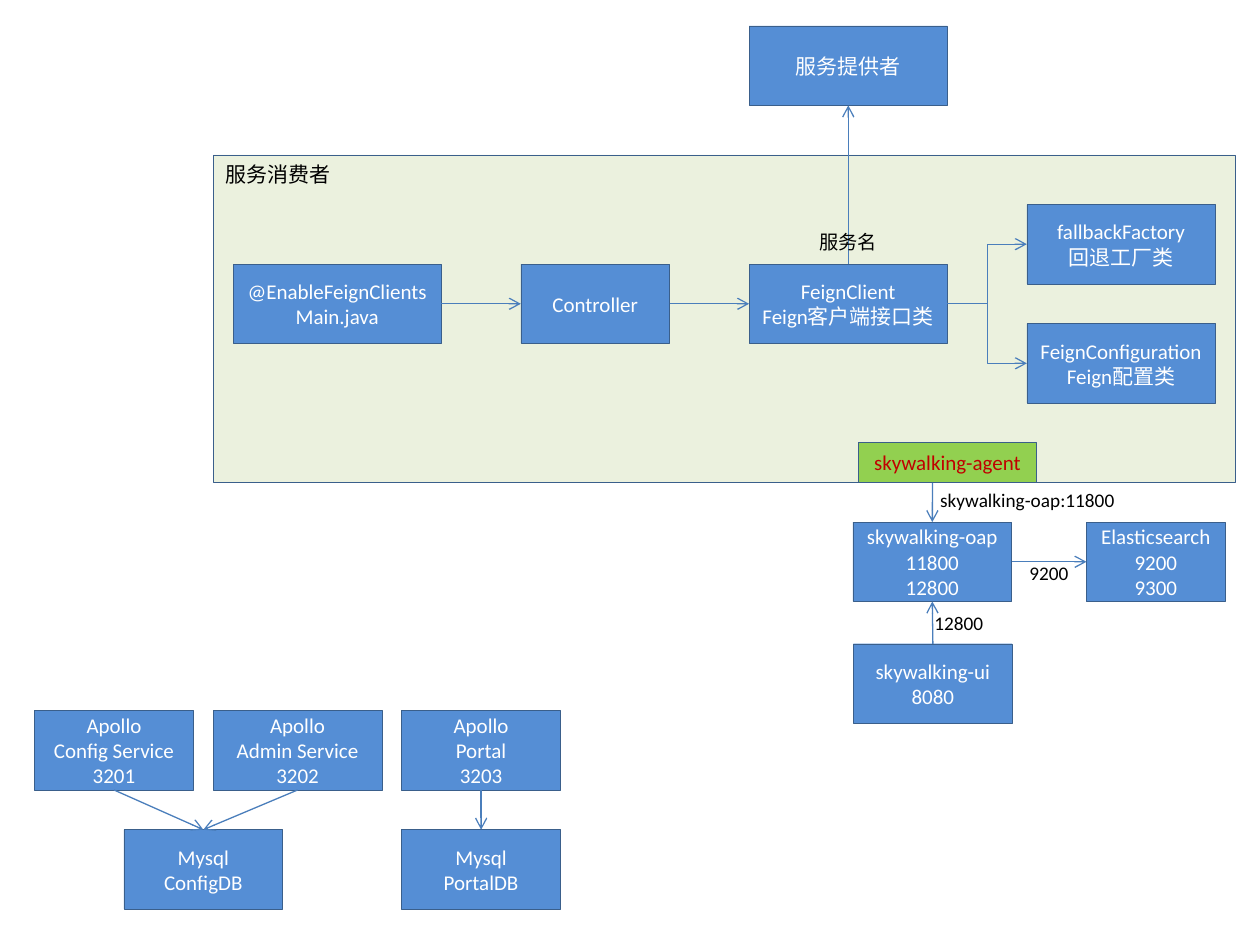
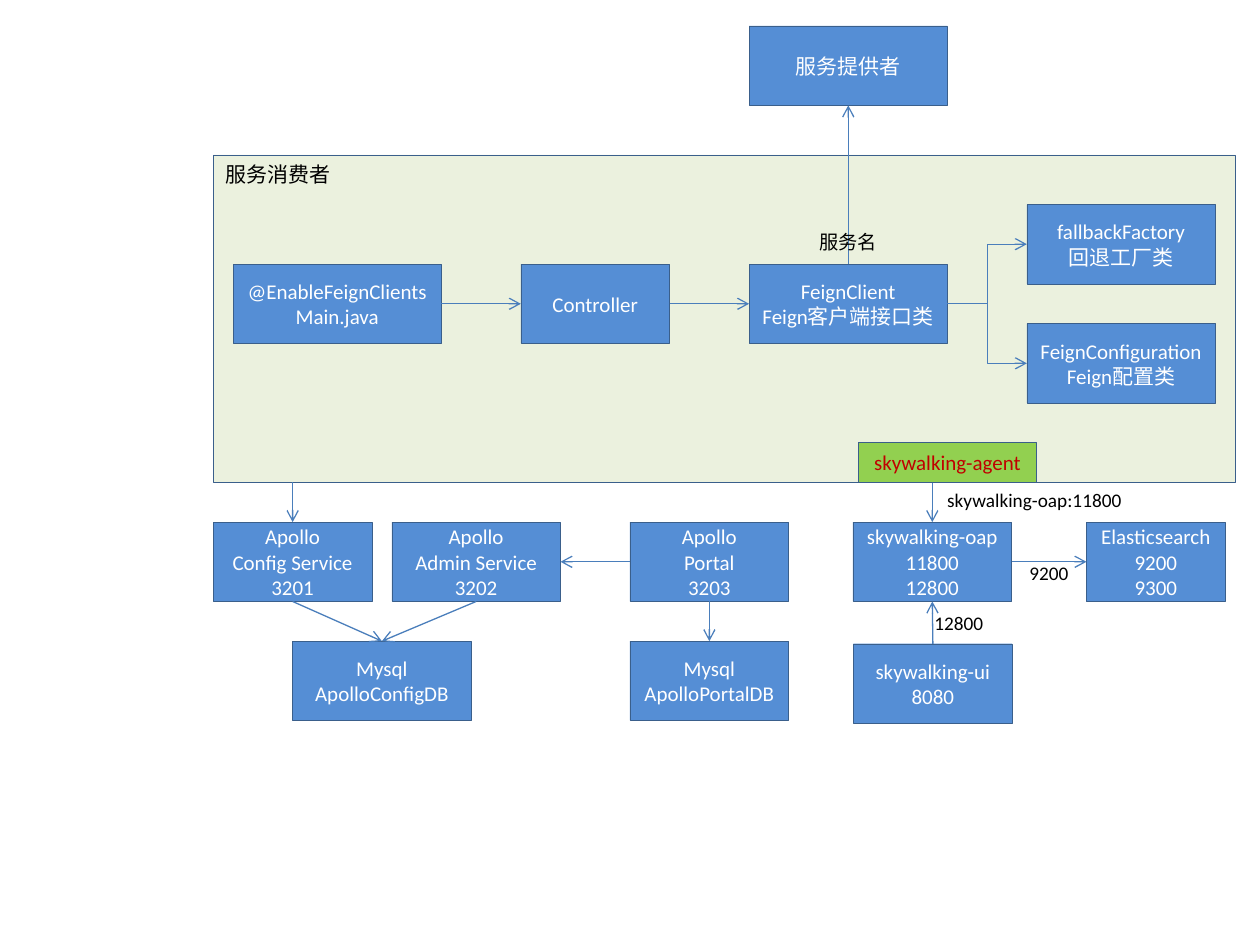
Before and after one commit to chenjumin/seasy-cloud, a slide deck: slide 1 of doc/设计原图.pptx. Drawn at 1260x945 pixels with LibreOffice and Linux fonts; fonts in the diff are those of the drawing. Boxes give left, top, right and bottom in pixels: in the first picture for what was removed or moved away, otherwise in the second. Text is boxed around its words. In the diff, an @@ line names an element or a change of style, - is before the commit and + after.

```diff
--- a/doc/设计原图.pptx
+++ b/doc/设计原图.pptx
@@ arrow added from (292, 483) to (292, 522), #4B7EBC 0.75 pt @@
@@ text "skywalking-oap:11800" moved from (x1=940, y1=493, x2=1114, y2=511) to (x1=947, y1=493, x2=1121, y2=511) @@
@@ arrow added from (630, 562) to (561, 562), #4B7EBC 0.75 pt @@
@@ arrow moved from (115, 790) - (203, 829) to (292, 601) - (382, 641) @@
@@ 2 rectangles, 1 arrow moved together from (x1=35, y1=711, x2=382, y2=829) to (x1=213, y1=522, x2=561, y2=641) @@
@@ rectangle "Mysql" resized from (x1=123, y1=829, x2=282, y2=908) to (x1=292, y1=641, x2=471, y2=721) @@
@@ 2 rectangles, 1 arrow moved together from (x1=402, y1=711, x2=561, y2=908) to (x1=630, y1=522, x2=789, y2=721) @@
@@ text in rectangle at (x1=315, y1=686, x2=448, y2=705): text changed @@
-ConfigDB
+ApolloConfigDB
@@ text in rectangle at (x1=644, y1=686, x2=774, y2=705): text changed @@
-PortalDB
+ApolloPortalDB
```
Also in this commit, not shown: 16 other files.
